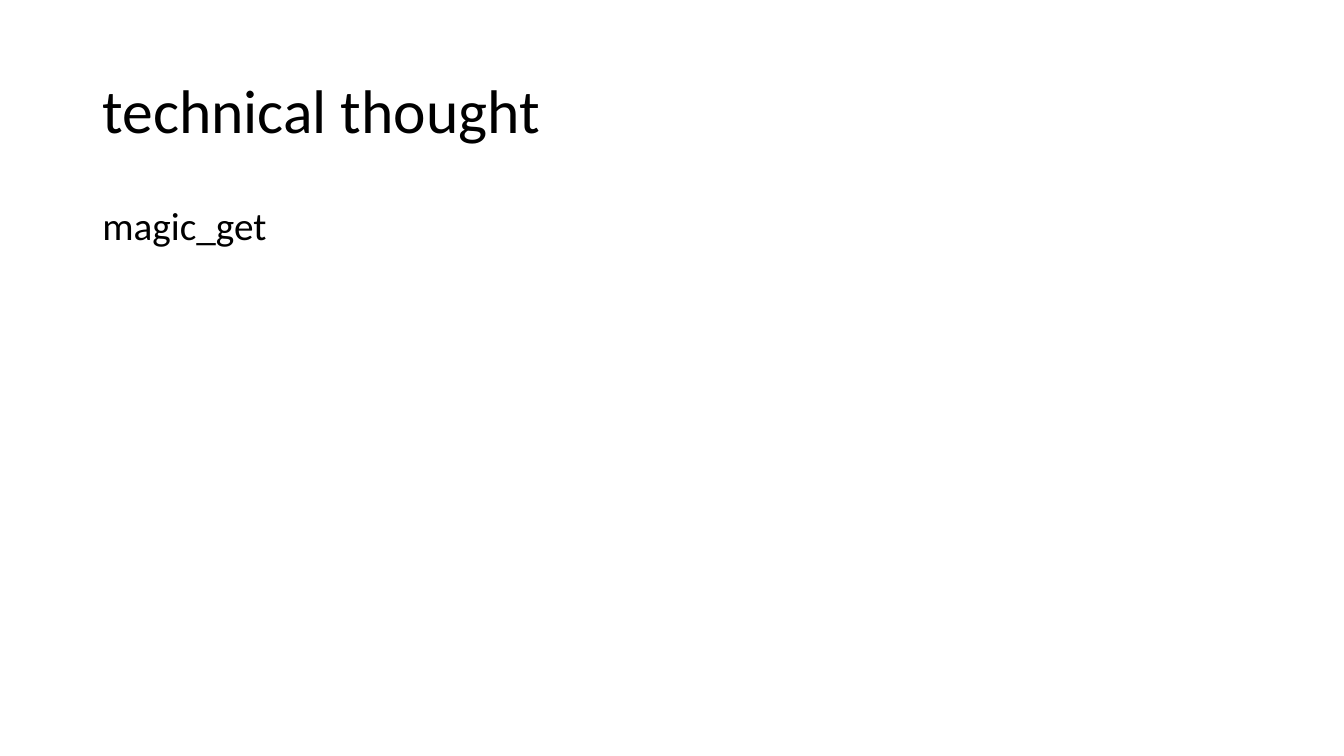
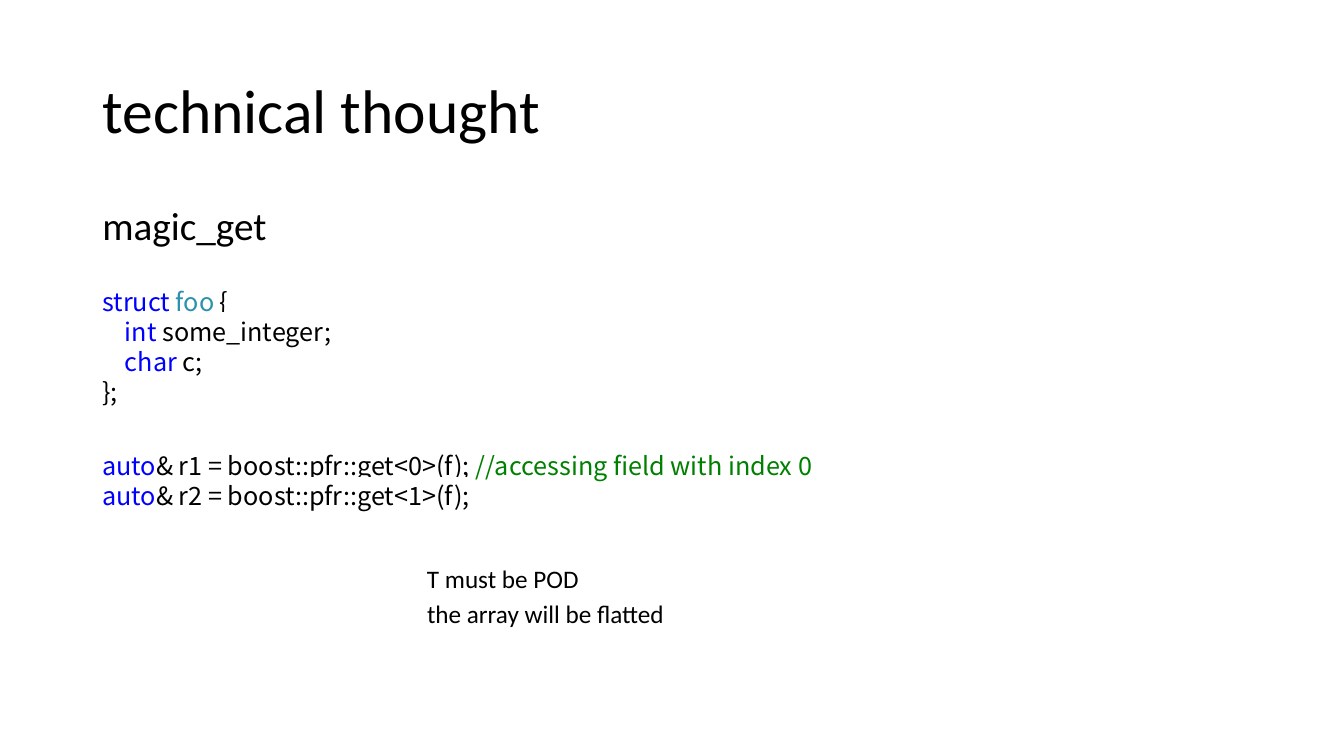
Before and after one commit to qicosmos/cppcon2017, a slide deck: slide 20 of cppcon2017.pptx. Drawn at 1344x756 pixels with LibreOffice and Linux fonts; fonts in the diff are those of the drawing. Boxes give left, top, right and bottom in pixels: in the first picture for what was removed or moved away, otherwise in the second. Text is boxed around its words. In the diff, an @@ line names an element or a change of style, - is before the commit and + after.

```diff
--- a/cppcon2017.pptx
+++ b/cppcon2017.pptx
@@ text added at [102, 290, 331, 376], 18 pt, text #000000 @@
+struct foo {
+int some_integer;
+char c;
+};
@@ text added at [102, 454, 812, 512], 18 pt, text #000000 @@
+auto& r1 = boost::pfr::get<0>(f); //accessing field with index 0
+auto& r2 = boost::pfr::get<1>(f);
@@ text added at [427, 570, 578, 589], 18 pt, text #000000 @@
+T must be POD
@@ text added at [427, 605, 664, 627], 18 pt, text #000000 @@
+the array will be flatted
```
Also in this commit, not shown: 1 other slide changed.
